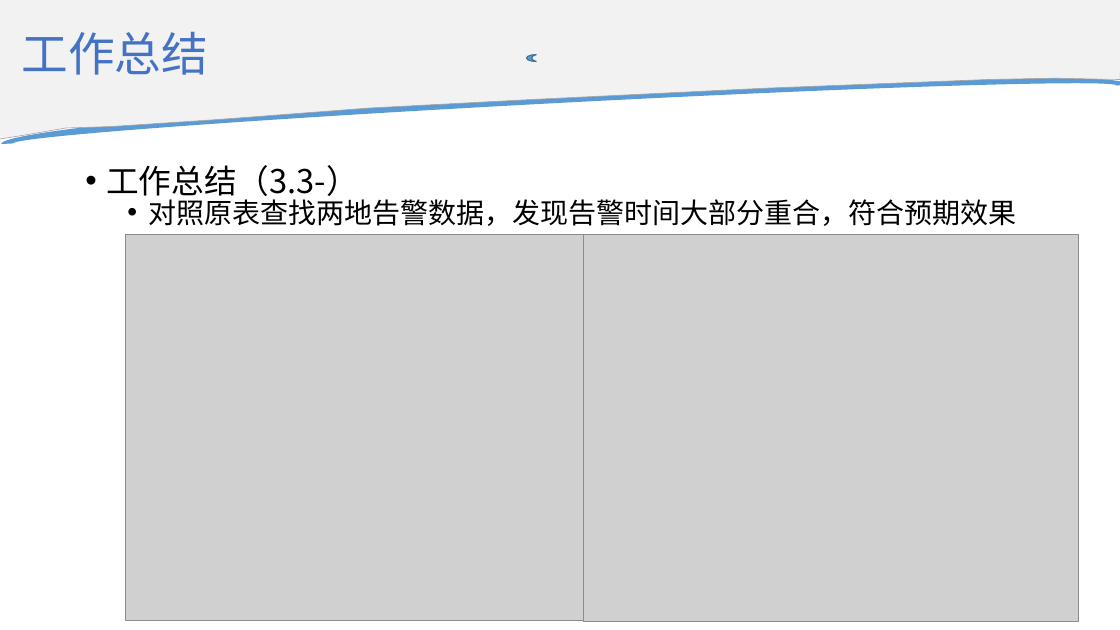
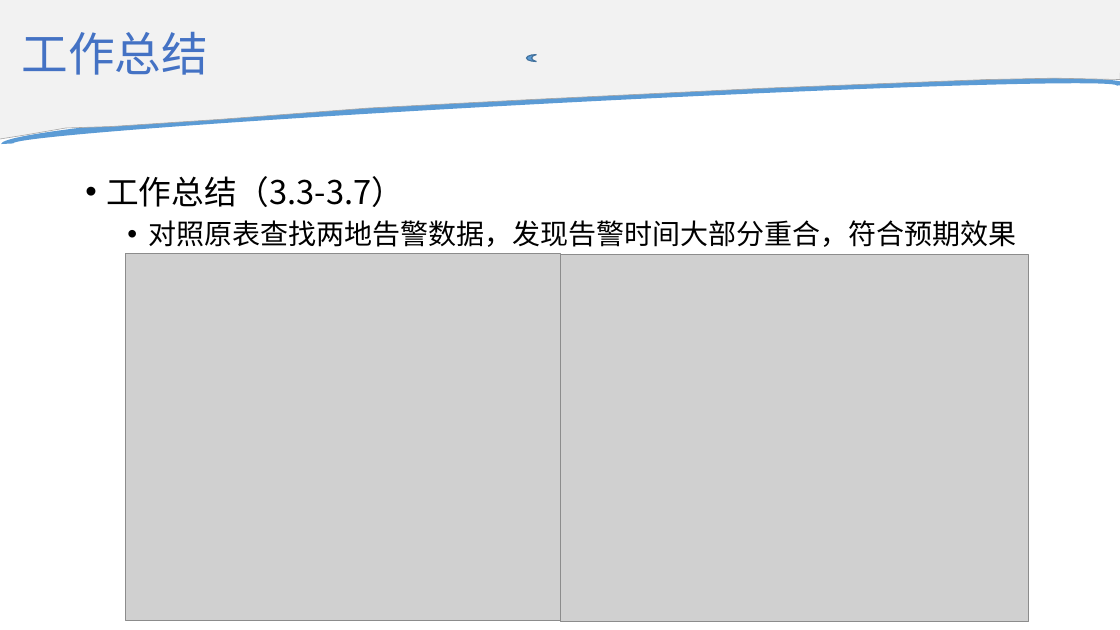
Before and after one commit to Xsaopig/C4_5G, a slide deck: slide 22 of 承载网故障检测项目工作汇报.pptx. Drawn at 1120x630 pixels with LibreOffice and Linux fonts; fonts in the diff are those of the drawing; grey boxes stand for pictures. Boxes give left, top, right and bottom in pixels: in the first picture for what was removed or moved away, otherwise in the second. Text is boxed around its words. In the diff, an @@ line names an element or a change of style, - is before the commit and + after.

```diff
--- a/承载网故障检测项目工作汇报.pptx
+++ b/承载网故障检测项目工作汇报.pptx
@@ text at [106, 176, 404, 207]: text changed @@
-• 工作总结（3.3-）
+• 工作总结（3.3-3.7）
@@ text at [148, 220, 1016, 247]: line spacing 0.7 to 1 @@
@@ picture: place and size @@
-picture at [125, 234, 583, 621]
+picture at [125, 254, 560, 620]
@@ picture: place and size @@
-picture at [584, 234, 1080, 623]
+picture at [560, 255, 1029, 622]
```
Also in this commit, not shown: 5 other slides changed, 3 slides added, 12 other files.
